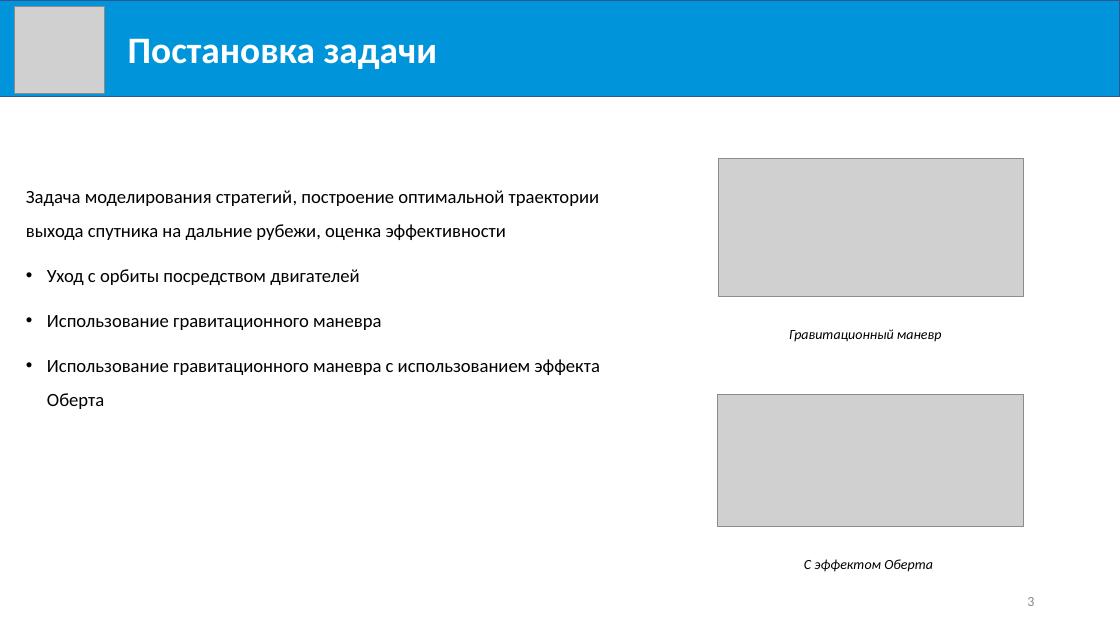
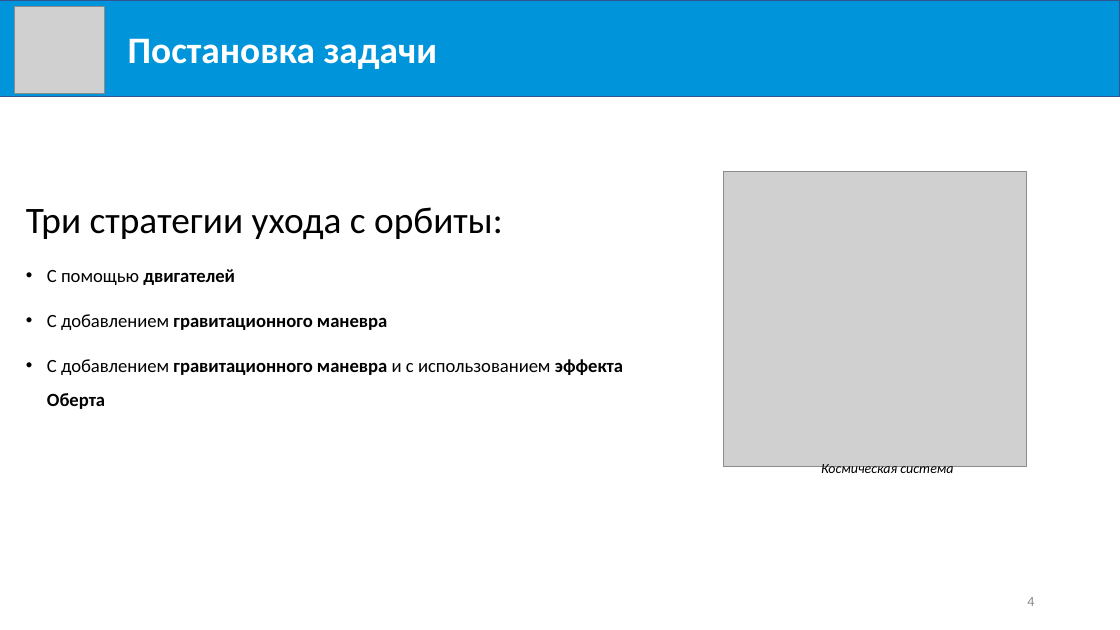
Before and after one commit to Milirik/diploma, a slide deck: slide 4 of Mikheev-K_V.pptx (slide 3 before the commit). Drawn at 1120x630 pixels with LibreOffice and Linux fonts; fonts in the diff are those of the drawing; grey boxes stand for pictures. Boxes give left, top, right and bottom in pixels: in the first picture for what was removed or moved away, otherwise in the second. Text is boxed around its words. In the diff, an @@ line names an element or a change of style, - is before the commit and + after.

```diff
--- a/Mikheev-K_V.pptx
+++ b/Mikheev-K_V.pptx
@@ picture removed at box(719, 159, 1024, 297) @@
@@ picture added at box(724, 171, 1028, 467) @@
@@ text at box(26, 207, 623, 409): text changed @@
-Задача моделирования стратегий, построение оптимальной траектории выхода спутника на дальние рубежи, оценка эффективности
-• Уход с орбиты посредством двигателей
-• Использование гравитационного маневра
-• Использование гравитационного маневра с использованием эффекта Оберта
+Три стратегии ухода с орбиты:
+• С помощью двигателей
+• С добавлением гравитационного маневра
+• С добавлением гравитационного маневра и с использованием эффекта Оберта
@@ text removed at box(789, 329, 942, 342) @@
-Гравитационный маневр
@@ picture removed at box(718, 395, 1024, 527) @@
@@ text added at box(821, 464, 953, 477), 12 pt, text #000000, italic @@
+Космическая система
@@ text removed at box(804, 559, 933, 572) @@
-С эффектом Оберта
@@ page number at box(1027, 597, 1034, 606): text changed @@
-3
+4
```
Also in this commit, not shown: 6 other slides changed, 1 slide added, 4 other files.
